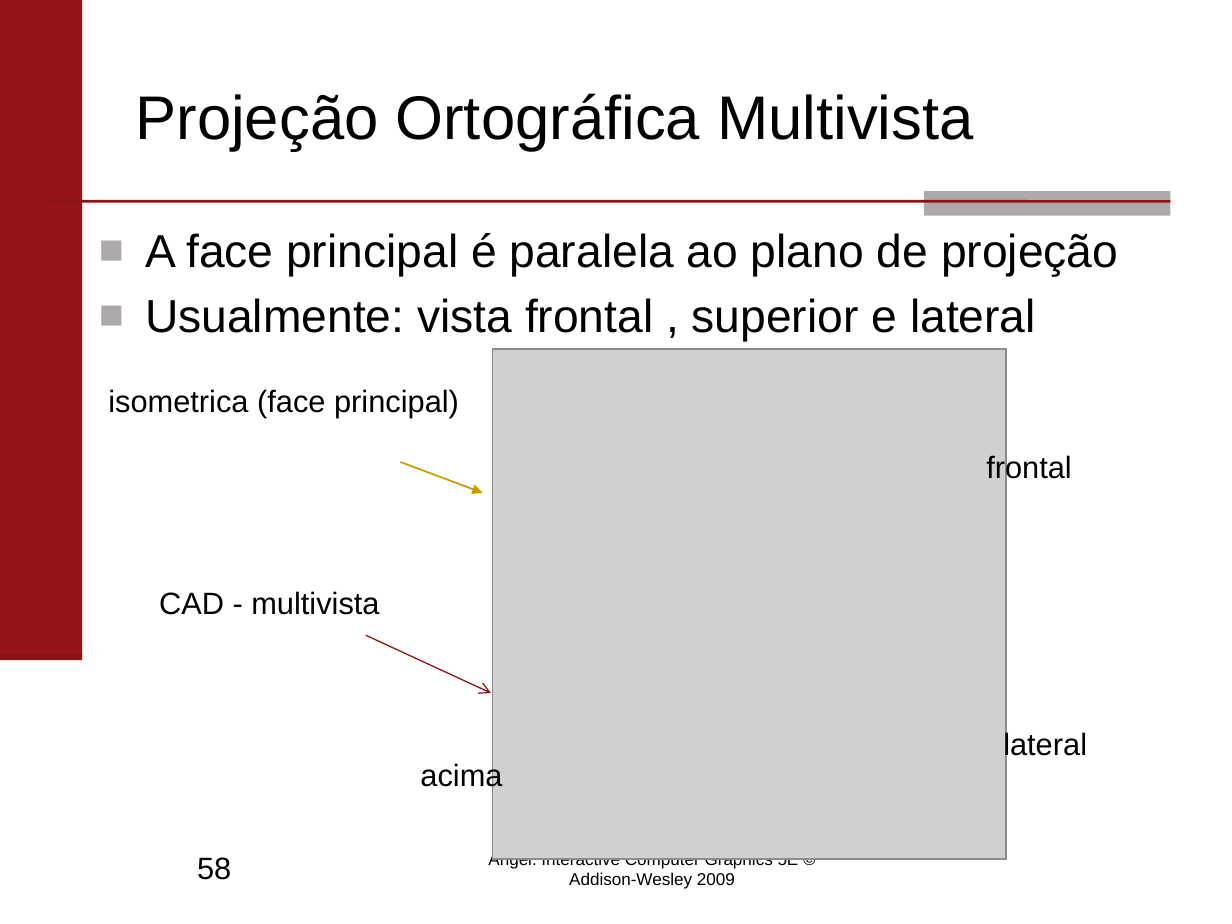
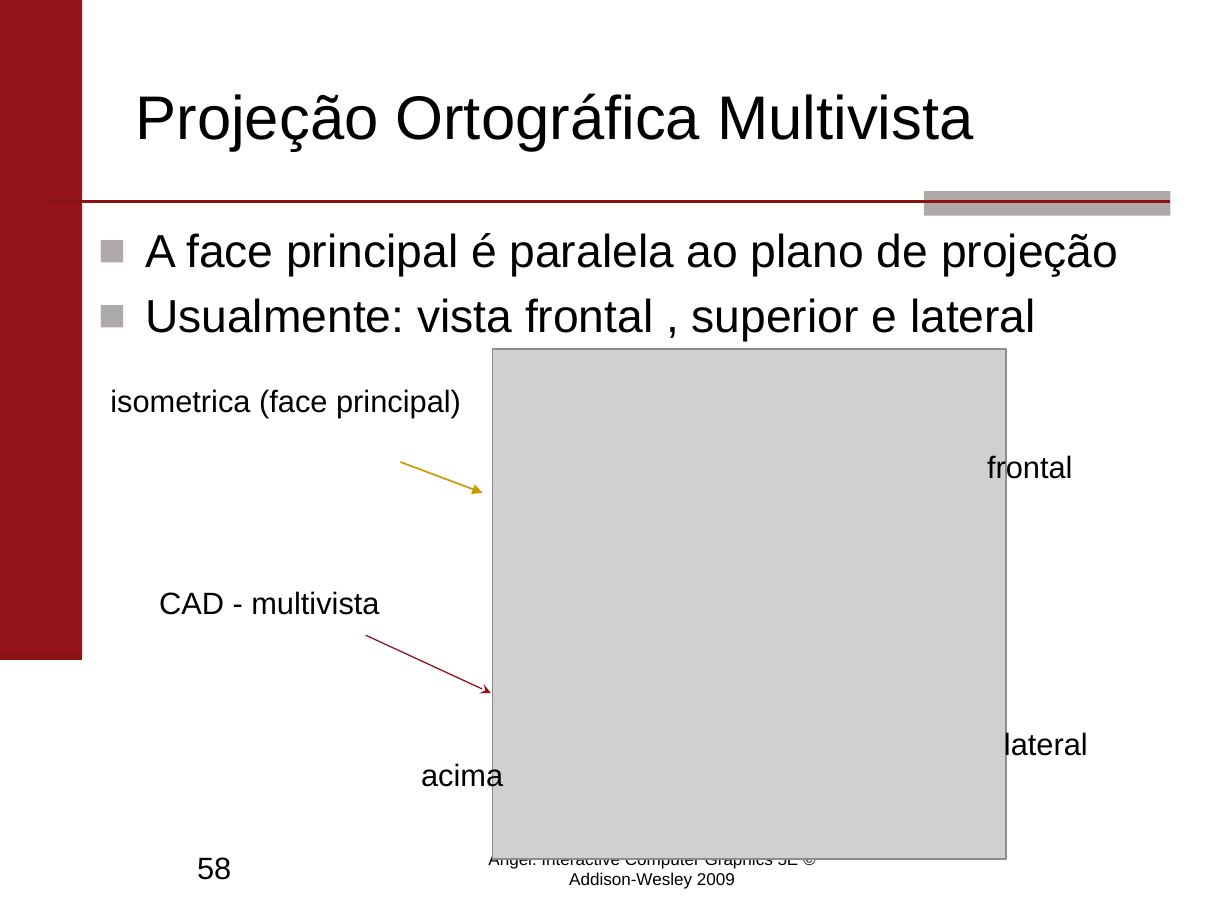
Before and after one commit to lucaslucenak/cc-UEPB, a slide deck: slide 58 of Computação Gráfica/Materiais/aulag6-2022.pptx. Drawn at 1232x924 pixels with LibreOffice and Linux fonts; fonts in the diff are those of the drawing; grey boxes stand for pictures. Boxes give left, top, right and bottom in pixels: in the first picture for what was removed or moved away, otherwise in the second. Text is boxed around its words. In the diff, an @@ line names an element or a change of style, - is before the commit and + after.

```diff
--- a/Computação Gráfica/Materiais/aulag6-2022.pptx
+++ b/Computação Gráfica/Materiais/aulag6-2022.pptx
@@ text "A face principal é paralela ..." at box(145, 233, 1118, 342): less space between paragraphs @@
@@ arrow (366, 636) - (490, 694): stroke #941017 0.75 pt to #930F16 0.75 pt; arrowheads changed @@
```
Also in this commit, not shown: 76 other slides changed.
